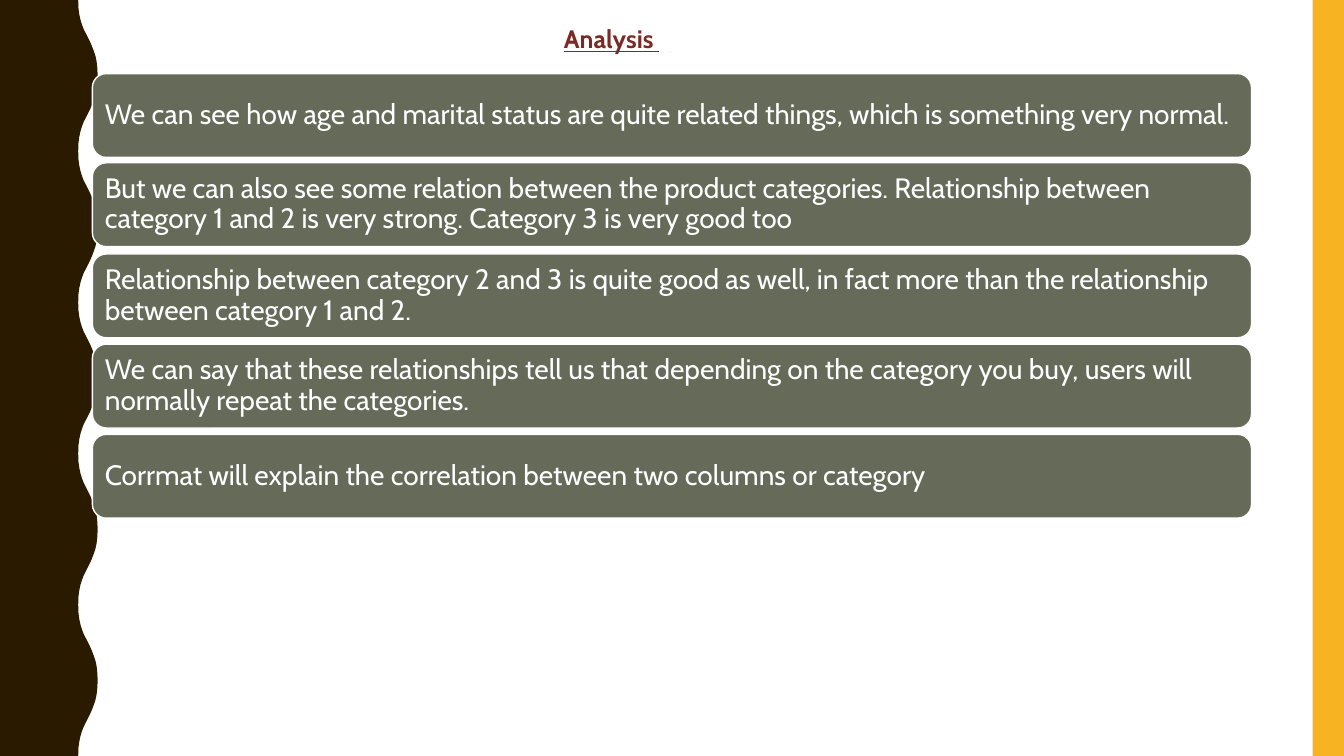
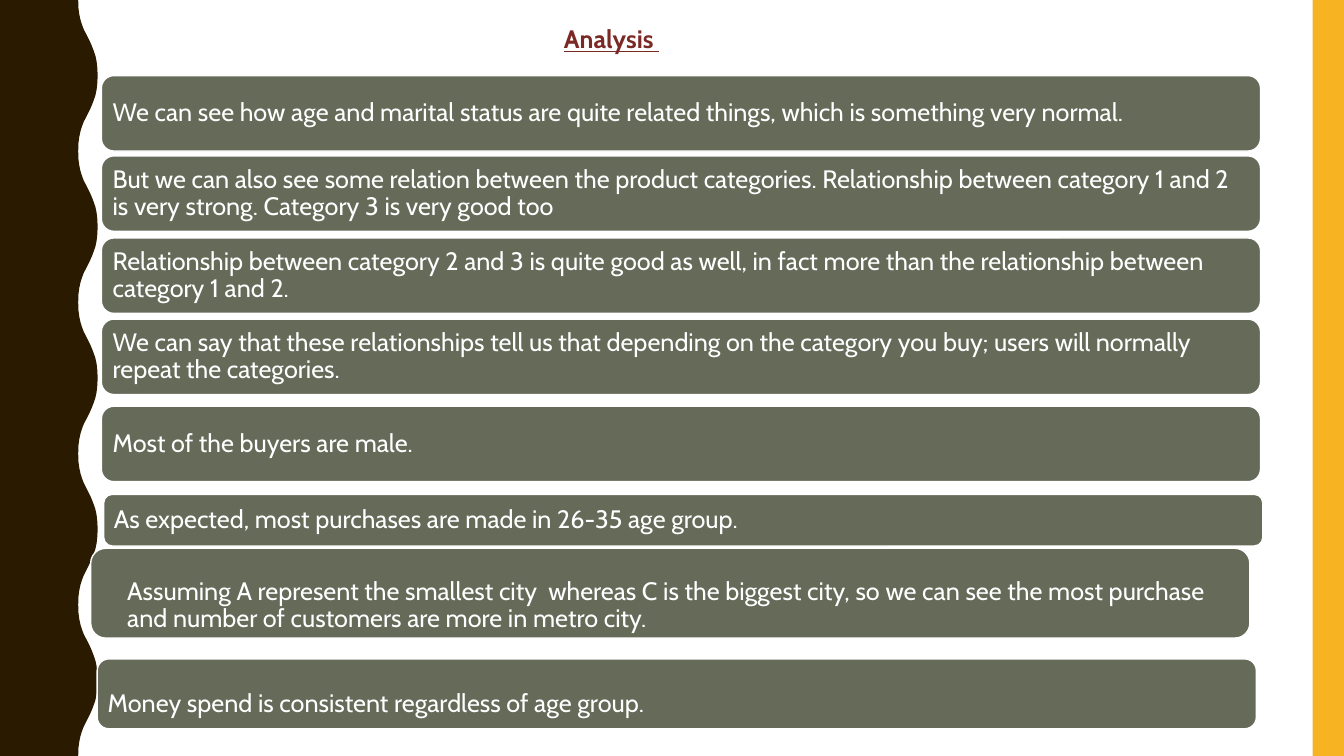
Before and after one commit to JayshreeManiar/Black_friday_deals_analysis, a slide deck: slide 14 of Presentation/slides-new.pptx. Drawn at 1344x756 pixels with LibreOffice and Linux fonts; fonts in the diff are those of the drawing. Boxes give left, top, right and bottom in pixels: in the first picture for what was removed or moved away, otherwise in the second. Text is boxed around its words. In the diff, an @@ line names an element or a change of style, - is before the commit and + after.

Commit message:
Added 2 more slides

```diff
--- a/Presentation/slides-new.pptx
+++ b/Presentation/slides-new.pptx
@@ rounded rectangle: place and size @@
-rounded rectangle at (93,74,1252,157)
+rounded rectangle at (102,76,1261,151)
@@ text "We can see how age ...": place and size @@
-text "We can see how age ..." at (105,103,1229,130)
+text "We can see how age ..." at (113,102,1123,127)
@@ rounded rectangle: place and size @@
-rounded rectangle at (93,162,1252,246)
+rounded rectangle at (102,156,1261,232)
@@ text "But we can also see ...": place and size @@
-text "But we can also see ..." at (105,177,1150,235)
+text "But we can also see ..." at (113,169,1228,221)
@@ rounded rectangle: place and size @@
-rounded rectangle at (93,254,1252,338)
+rounded rectangle at (102,238,1261,314)
@@ size 20 to 18 pt in 3 elements at (113,102,1123,127), (113,169,1228,221), (113,251,1203,303) @@
@@ text "Relationship between category 2 and ...": place and size @@
-text "Relationship between category 2 and ..." at (105,268,1209,326)
+text "Relationship between category 2 and ..." at (113,251,1203,303)
@@ rounded rectangle: place and size @@
-rounded rectangle at (93,344,1252,427)
+rounded rectangle at (102,320,1261,395)
@@ text at (113,332,1191,384): text changed; size 20 to 18 pt @@
-We can say that these relationships tell us that depending on the category you buy, users will normally repeat the categories.
+We can say that these relationships tell us that depending on the category you buy; users will normally repeat the categories.
@@ rounded rectangle: place and size @@
-rounded rectangle at (93,435,1252,518)
+rounded rectangle at (102,406,1261,482)
@@ text added at (113,433,413,458), 18 pt, text #FFFFFF @@
+Most of the buyers are male.
@@ text removed at (105,464,925,491) @@
-Corrmat will explain the correlation between two columns or category
@@ rounded rectangle added at (104,494,1263,545), fill #656A59, outline #FFFFFF 1 pt @@
@@ text added at (114,509,738,534), 18 pt, text #FFFFFF @@
+As expected, most purchases are made in 26-35 age group.
@@ rounded rectangle added at (91,548,1250,638), fill #656A59, outline #FFFFFF 1 pt @@
@@ text added at (127,581,1204,633), 18 pt, text #FFFFFF @@
+Assuming A represent the smallest city whereas C is the biggest city, so we can see the most purchase and number of customers are more in metro city.
@@ rounded rectangle added at (97,659,1256,729), fill #656A59, outline #FFFFFF 1 pt @@
@@ text added at (108,693,644,718), 18 pt, text #FFFFFF @@
+Money spend is consistent regardless of age group.
```
Also in this commit, not shown: 2 slides added, 1 slide removed, 1 other file.
